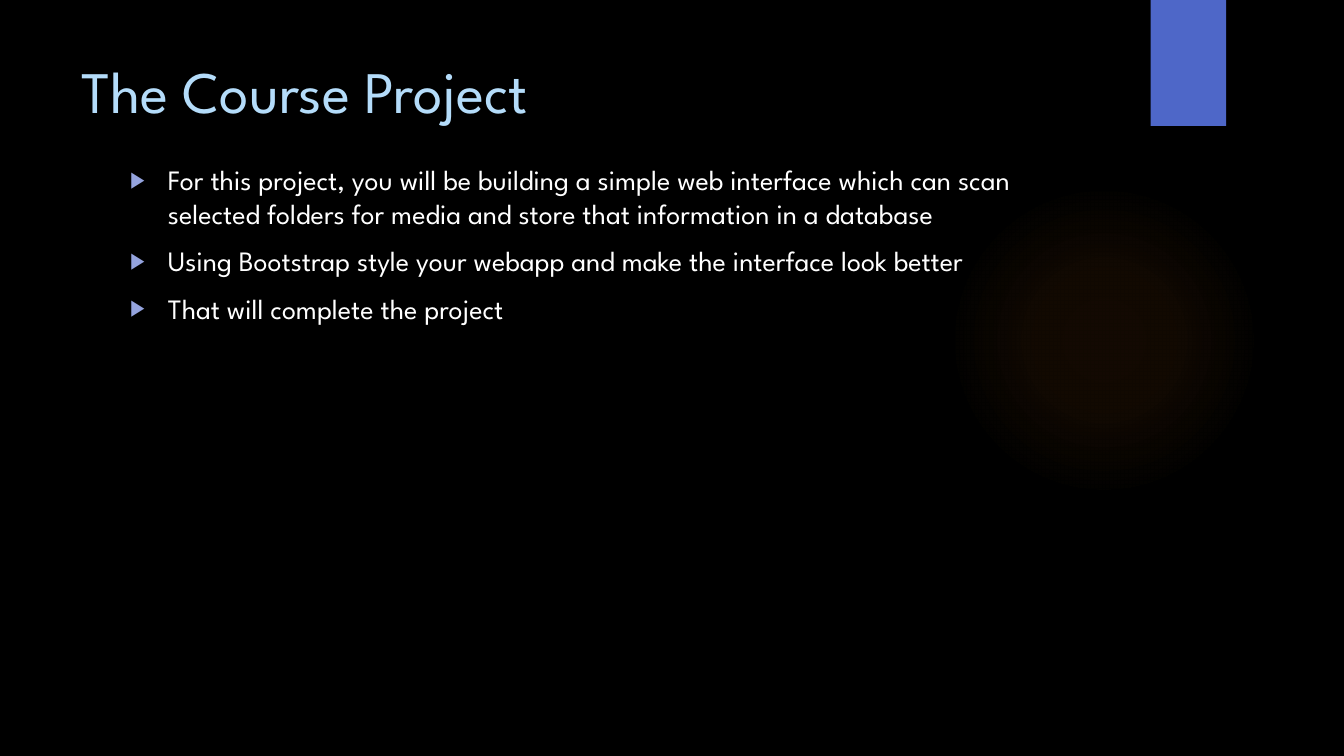
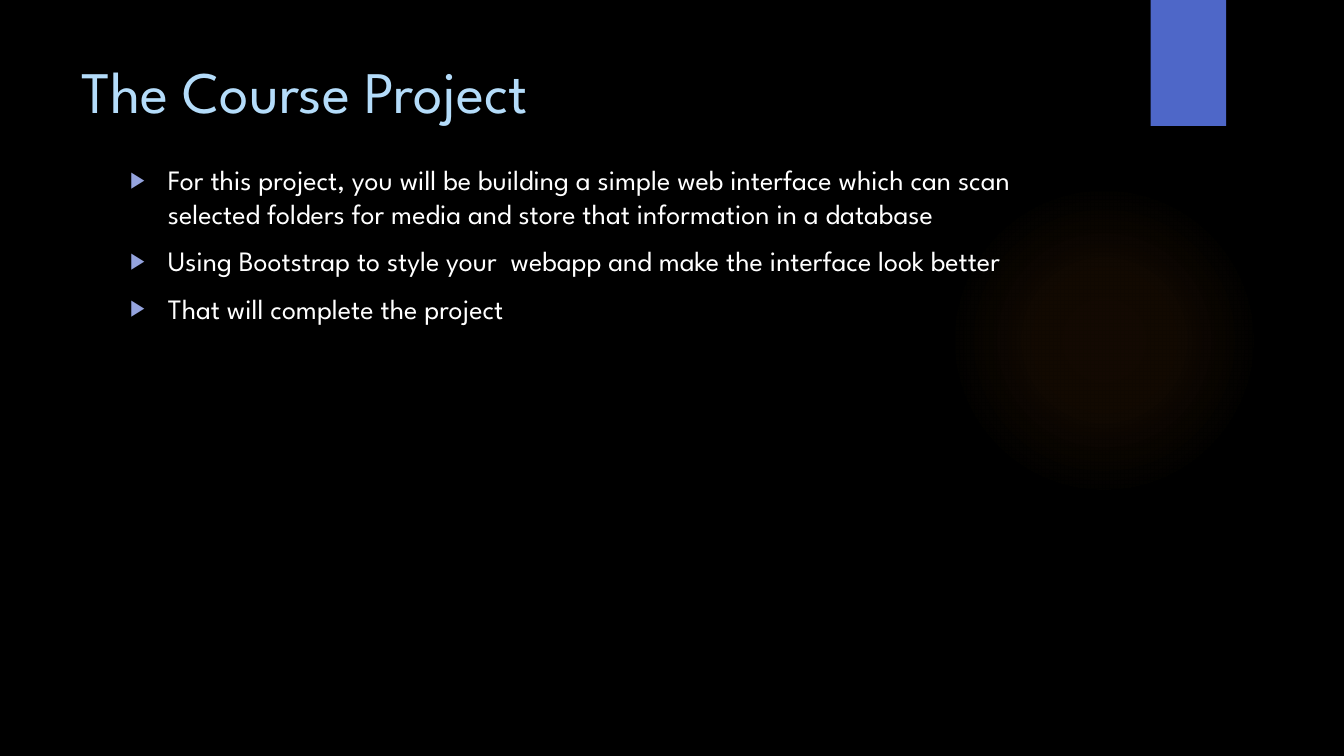
Before and after one commit to WitsSoftDev/SoftDev2016, a slide deck: slide 47 of Session 5/Softdev Session 5 2016.pptx. Drawn at 1344x756 pixels with LibreOffice and Linux fonts; fonts in the diff are those of the drawing; background and template pictures are left out. Boxes give left, top, right and bottom in pixels: in the first picture for what was removed or moved away, otherwise in the second. Text is boxed around its words. In the diff, an @@ line names an element or a change of style, - is before the commit and + after.

```diff
--- a/Session 5/Softdev Session 5 2016.pptx
+++ b/Session 5/Softdev Session 5 2016.pptx
@@ text at [168, 251, 1000, 277]: text changed @@
-▶ Using Bootstrap style your webapp and make the interface look better
+▶ Using Bootstrap to style your webapp and make the interface look better
```
Also in this commit, not shown: 1 slide added.
